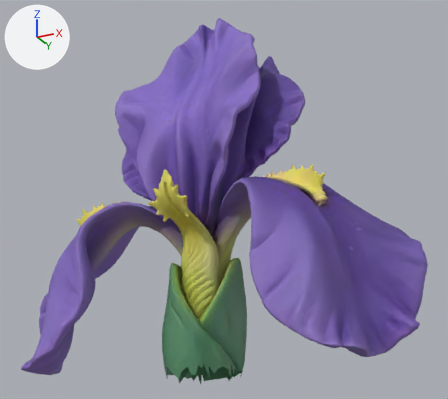
Renders of the glTF model assets/models/purple_iris.glb from each side of a commit.
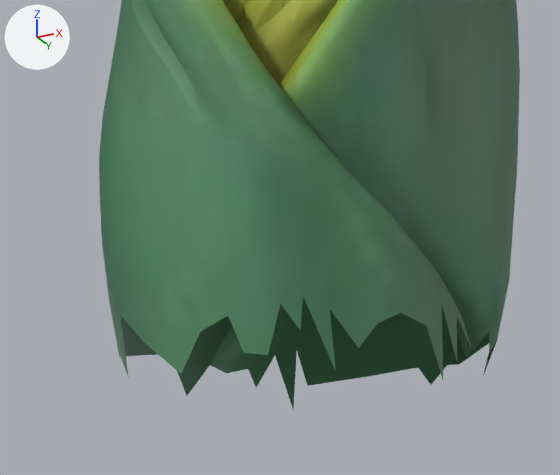
Each version is shown whole from a 50 mm camera at (0.654, -1.179, 0.847) aimed at (0.044, 0.041, 1.396), then close up on the part from 32% to 57% of the width and 76% to 100% of the height. Every picture has the same lights, and +X, +Y and +Z are marked at upper left. The last two pictures show the newer version. Where no turn or scale is listed for an object, it has been applied to the vertices. Vertices at exactly the same position are counted once.

The first close-up shows 'model'.
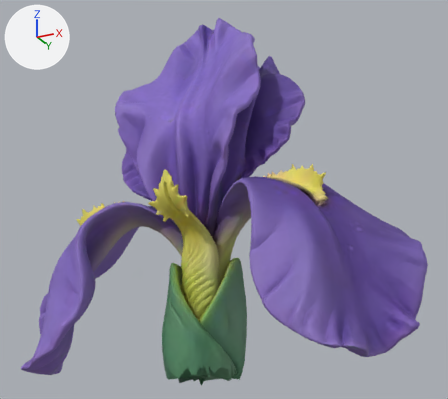
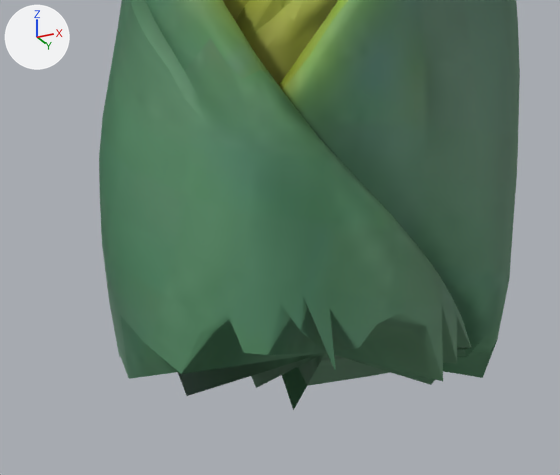
What the commit changed:
me_mesh_0 is used by ob_model.
me_mesh_0 had 12164 vertices, 24297 faces and spanned x -0.487..0.486, y -0.169..0.168, z 0.979..1.896.
me_mesh_0 now has 12165 vertices, 24346 faces and spans x -0.487..0.486, y -0.169..0.168, z 0.979..1.896.
Part 1, on me_mesh_0:
1 vertex is added at (0.013, 0.025, 0.995).
49 new faces join them.

Boxes (x1, y1, x2, y2) around the edits, measured in the close-ups (560 x 475 px):
'model', reshaped: before (99, 0, 520, 408); after (99, 0, 520, 410)
part 1 of me_mesh_0, added (green): after (119, 297, 497, 410)
